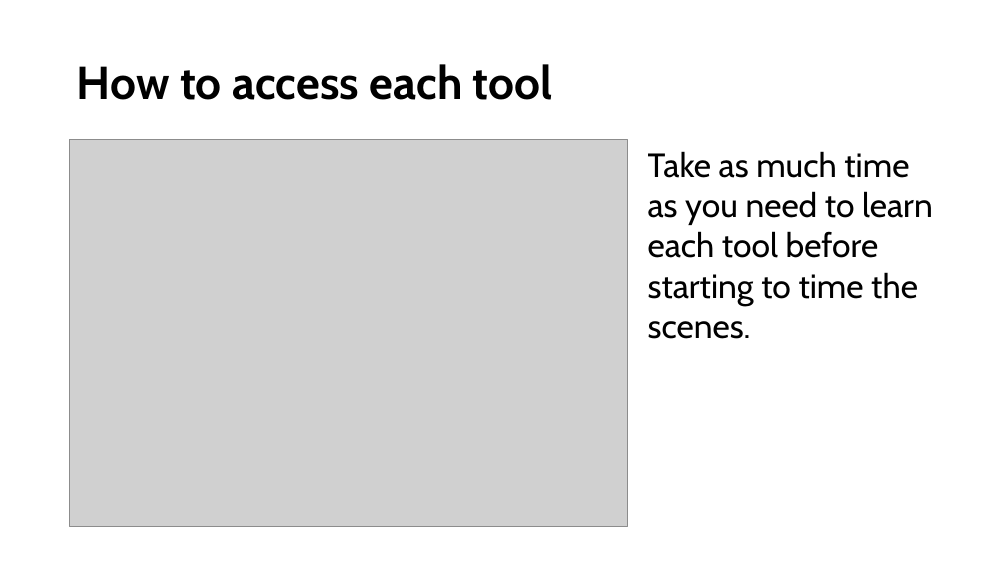
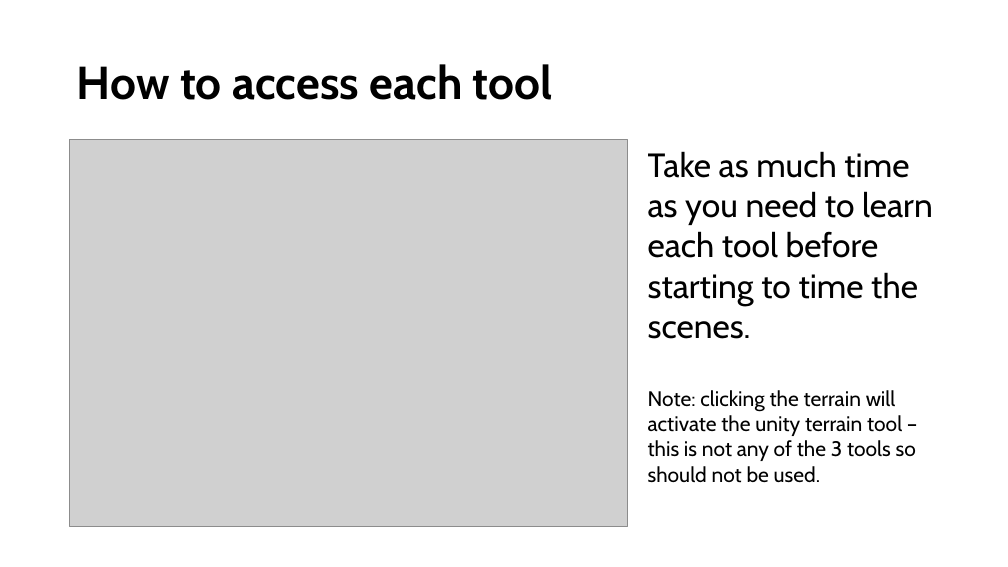
Before and after one commit to D761454/Tools-Development, a slide deck: slide 3 of PaletteInstructions.pptx. Drawn at 1008x567 pixels with LibreOffice and Linux fonts; fonts in the diff are those of the drawing; grey boxes stand for pictures. Boxes give left, top, right and bottom in pixels: in the first picture for what was removed or moved away, otherwise in the second. Text is boxed around its words. In the diff, an @@ line names an element or a change of style, - is before the commit and + after.

```diff
--- a/PaletteInstructions.pptx
+++ b/PaletteInstructions.pptx
@@ text at (648, 390, 916, 483): paragraph added @@
+Note: clicking the terrain will activate the unity terrain tool – this is not any of the 3 tools so should not be used.
```
Also in this commit, not shown: 1 slide added.
